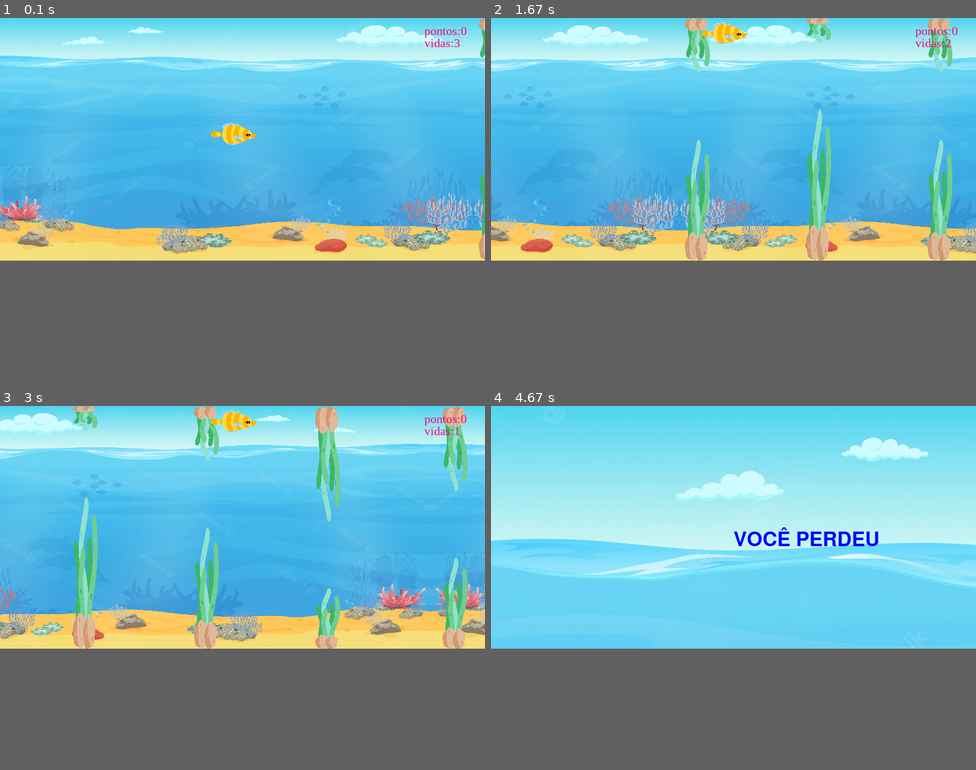
Above: before the commit, frames 1-4 (two rows, left to right).
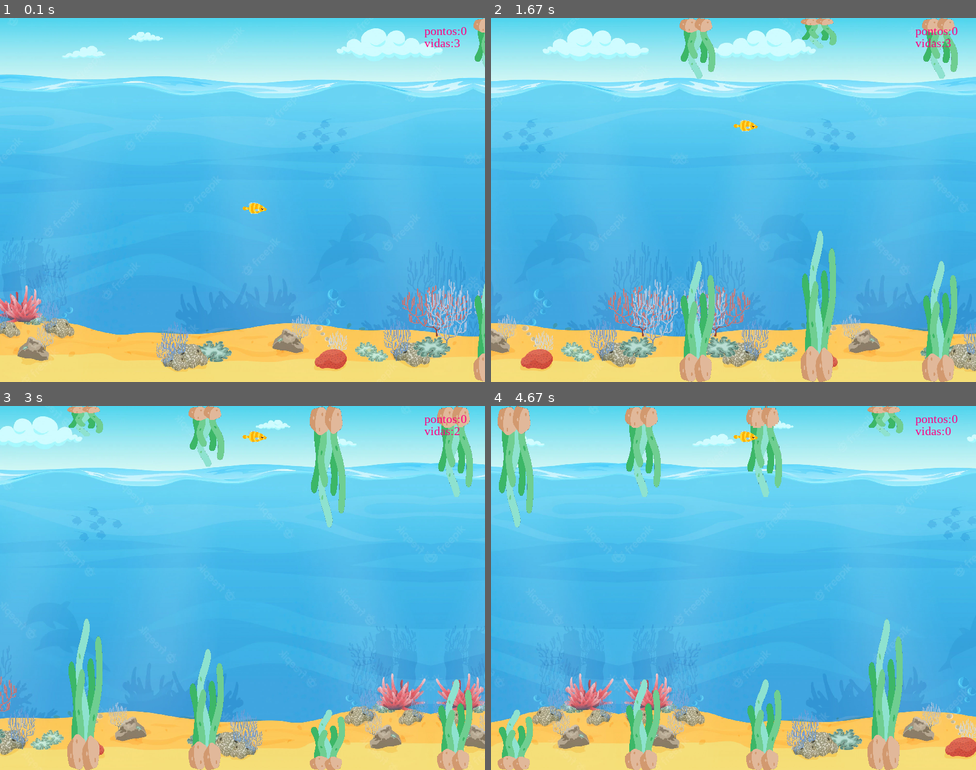
Above: after the commit, the same moments.

Repository: Luiza-Perazzoli/Pygame
Game: pygame game, started from tela_jogo.py
Two runs of this game, one before a commit and one after it. Both use one fixed random seed, a clock stepped at 60 frames per second and the inputs below.
Inputs:
- Up to frame 1 (0.1 s): no input
- Up to frame 2 (1.67 s): tap Space at 0.33, 0.73, 1.03, 1.23, 1.57 s
- Up to frame 3 (3 s): tap Space at 1.87, 2.07, 2.37, 2.63, 2.97 s
- Up to frame 4 (4.67 s): tap Space at 3.27, 3.4, 3.8, 4.1, 4.47 s
In our replay, the window is 800x400 before the commit and 800x600 after it. These sizes can differ from the game's own. Grey fills any space a smaller window leaves; there, only what the larger window draws over its background counts as a difference.

The runs differ from the first frame. In frame 1, 57% of the frame differs, in the area x 0-100%, y 0-100%; in frame 2, 65%; in frame 3, 65%; in frame 4, 89%.

Commit message:
peixe colide com as algas e perde

Diff:
--- a/fim.py
+++ b/fim.py
@@ -4,7 +4,12 @@
 
 def tela_final(window):
     imagem_fundo=r"imagem/fundo do mar - Copia.webp"
-    image = pygame.image.load(imagem_fundo).convert()
+    imagem_peixe_triste=r"imagem/peixe-triste.webp"
+
+    image_1 = pygame.image.load(imagem_fundo).convert()
+    image_2 = pygame.image.load(imagem_peixe_triste).convert_alpha()
+    image_2 = pygame.transform.scale(image_2,(100,150))
+
     font = pygame.font.SysFont(None, 48)
     text = font.render('VOCÊ PERDEU', True, (0, 0, 255))
     pygame.display.set_caption('flappy fish')
@@ -15,7 +20,9 @@
             if event.type == pygame.QUIT:
                 game = False
 
-        window.blit(image, (0,0))
+        window.blit(image_1, (0,0))
+        window.blit(image_2, (WIDTH/2, HEIGHT/2))
+
         window.blit(text, (WIDTH/2, HEIGHT/2))
 
         pygame.display.update()
--- a/game.py
+++ b/game.py
@@ -9,7 +9,7 @@
     imagem_alga_invertida= r"imagem/alga-png-real-invertida.png"
 
     WIDTH = 800
-    HEIGHT = 400
+    HEIGHT = 600
 
     clock = pygame.time.Clock()
     FPS = 30
@@ -55,23 +55,22 @@
         classe_fundo2.update()
         peixes.update()
         all_algas.update()
-        # algas_invertidas.update(alga1)
         for event in pygame.event.get():
             if event.type == pygame.KEYDOWN:
                 if event.key == pygame.K_SPACE:
                     peixes.pulo()
             if event.type == pygame.QUIT:
                 game = False
+                return "QUIT"
 
         window.fill((173, 216, 230))
         window.blit(classe_fundo.image, (classe_fundo.rect.x, classe_fundo.rect.y))
         window.blit(classe_fundo2.image, (classe_fundo2.rect.x, classe_fundo2.rect.y))
         all_algas.draw(window)
-        # window.blit(algas_invertidas.image, (algas_invertidas.rect.x, algas_invertidas.rect.y))
         window.blit(pontuacao, (700, 10))
         window.blit(vidas_texto, (700, 30))
-        window.blit(peixes.image,(peixes.rect.x-110/2,peixes.rect.y-70/2))
-        hits = pygame.sprite.spritecollide(peixes, all_algas, False)
+        window.blit(peixes.image,(peixes.rect.x,peixes.rect.y))
+        hits = pygame.sprite.spritecollide(peixes, all_algas, False, pygame.sprite.collide_mask)
         if hits != [] and pygame.time.get_ticks() > colisao_anterior + 500:
             colisao_anterior = pygame.time.get_ticks()
             vidas -= 1
--- a/sala.py
+++ b/sala.py
@@ -9,7 +9,7 @@
 imagem_alga=r"imagem/alga-png-real.png"
 imagem_alga_invertida= r"imagem/alga-png-real-invertida.png"
 WIDTH = 800
-HEIGHT = 400
+HEIGHT = 600
 
 class alga(pygame.sprite.Sprite):
     def __init__(self,WIDTH,HEIGHT,numero):
@@ -19,6 +19,7 @@
         self.escala_y = self.alturas_alga[randint(0,3)]
         self.image = pygame.image.load(imagem_alga).convert_alpha()
         self.image = pygame.transform.scale(self.image, (60, self.escala_y))
+        self.mask = pygame.mask.from_surface(self.image)
         self.rect = self.image.get_rect()
         self.rect.x = WIDTH + 200*numero
         self.rect.y = HEIGHT-self.escala_y
@@ -39,10 +40,11 @@
 class alga_invertida(pygame.sprite.Sprite):
     def __init__(self,WIDTH,HEIGHT, algas):
         pygame.sprite.Sprite.__init__(self)
-        self.distancia= 110
+        self.distancia= 300
         self.escala_y_invertida= HEIGHT - algas.escala_y - self.distancia
         self.image = pygame.image.load(imagem_alga_invertida).convert_alpha()
         self.image = pygame.transform.scale(self.image, (60, self.escala_y_invertida))
+        self.mask = pygame.mask.from_surface(self.image)
         self.rect = self.image.get_rect()
         self.rect.x = algas.rect.x
         self.rect.y = 0
@@ -64,13 +66,14 @@
         pygame.sprite.Sprite.__init__(self)
 
         self.image = pygame.image.load(imagem_peixe).convert_alpha()
-        self.image = pygame.transform.scale(self.image, (80, 40))
+        self.image = pygame.transform.scale(self.image, (40, 20))
+        self.mask = pygame.mask.from_surface(self.image)
         self.rect = self.image.get_rect()
         self.rect.x = WIDTH/2
         self.rect.y = HEIGHT/2
         self.speedx = 0
         self.speedy = 0
-        self.count = 2
+        self.count = 1
 
     def update(self):
         self.speedy += self.count
@@ -82,7 +85,7 @@
             self.rect.y = 40
 
     def pulo(self):
-        self.speedy = -20
+        self.speedy = -10
 
 
 class fundo(pygame.sprite.Sprite):
--- a/tela_jogo.py
+++ b/tela_jogo.py
@@ -5,7 +5,7 @@
 pygame.init()
 pygame.mixer.init()
 WIDTH = 800
-HEIGHT = 400
+HEIGHT = 600
 
 window = pygame.display.set_mode((WIDTH, HEIGHT))
 pygame.display.set_caption('Navinha')
Binary file changed: imagem/alga-png-real-invertida.png
Binary file changed: imagem/alga-png-real.png
Binary file added: imagem/peixe-triste.webp
Binary file changed: imagem/peixe_amarelo.png
